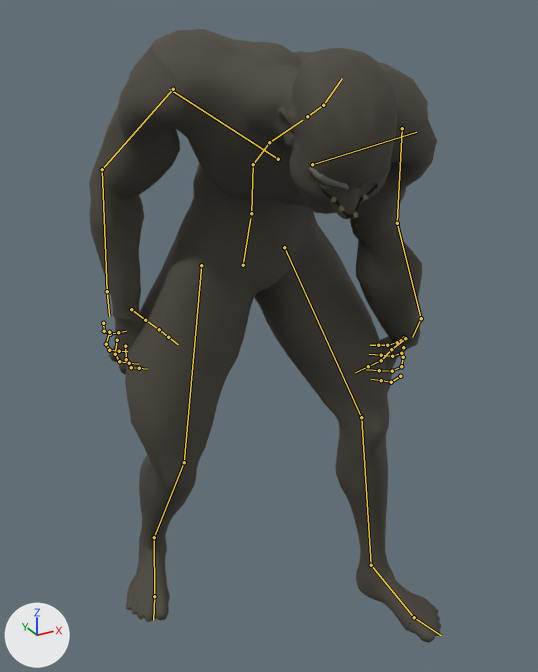
A saved change to the glTF model outputs/AshenOathTheRoadBetweenCrowns/assets_external/design_pack_v1/creatures/M01_Ghoulkin.glb.
Camera for both pictures: a camera (50 mm lens) standing at (-0.68, -1.208, 1.286) and looking at (-0.015, 0.001, 0.682). Arrows for +X, +Y and +Z are at lower left; the lights stay in place. The first picture is the older version. Both versions are drawn at frame 29 of the action 'Feed'; the numbers are the values there. The bones that change, and the others that lie on the model, are drawn over the model as lines.

The first picture shows 'M01_Connected_Anatomy_SkinnedAssembly'.
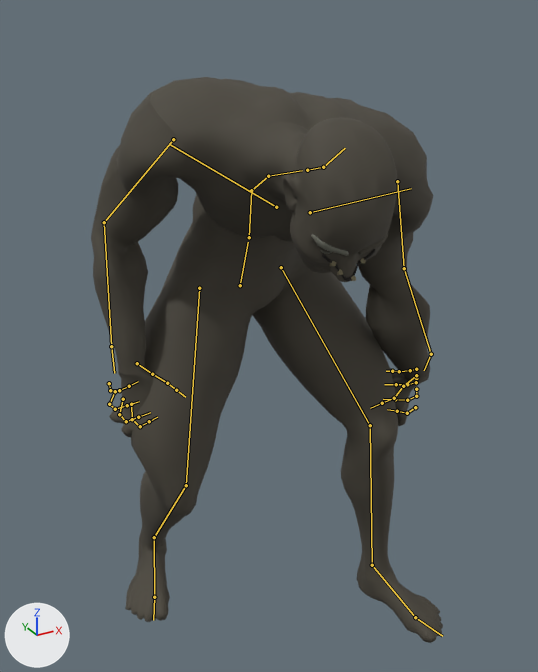
Where the change shows, as pixel boxes (x1, y1, x2, y2) in the pictures (538 x 672 px):
'M01_Connected_Anatomy_SkinnedAssembly', posed (8% shorter)
    before: (89, 29, 441, 643)
    after: (91, 77, 443, 643)
bone 'pelvis', root to tip
    before: (243, 265) to (250, 218)
    after: (240, 285) to (248, 242)
bone 'spine_02', root to tip
    before: (253, 164) to (269, 142)
    after: (251, 190) to (268, 176)
bone 'spine_03', root to tip
    before: (269, 142) to (302, 120)
    after: (268, 176) to (302, 170)
bone 'clavicle_l', root to tip
    before: (312, 164) to (416, 132)
    after: (310, 212) to (411, 188)
bone 'upperarm_l', root to tip
    before: (402, 128) to (397, 223)
    after: (397, 181) to (404, 268)
bone 'lowerarm_l', root to tip
    before: (397, 223) to (421, 318)
    after: (404, 268) to (431, 354)
bone 'hand_l', root to tip
    before: (421, 318) to (412, 337)
    after: (431, 354) to (424, 370)
bone 'index_02_l', root to tip
    before: (400, 376) to (391, 382)
    after: (415, 407) to (407, 413)
bone 'middle_03_l', root to tip
    before: (392, 371) to (379, 370)
    after: (407, 400) to (395, 399)
bone 'pinky_01_l', root to tip
    before: (404, 337) to (397, 342)
    after: (416, 369) to (410, 370)
bone 'pinky_02_l', root to tip
    before: (397, 342) to (387, 345)
    after: (410, 370) to (399, 371)
bone 'pinky_03_l', root to tip
    before: (387, 345) to (378, 345)
    after: (399, 371) to (392, 371)
bone 'clavicle_r', root to tip
    before: (278, 159) to (169, 89)
    after: (276, 207) to (170, 144)
bone 'upperarm_r', root to tip
    before: (173, 89) to (102, 169)
    after: (173, 139) to (104, 222)
bone 'lowerarm_r', root to tip
    before: (102, 169) to (107, 291)
    after: (104, 222) to (111, 346)
bone 'index_01_r', root to tip
    before: (125, 346) to (126, 359)
    after: (131, 404) to (132, 419)
bone 'index_02_r', root to tip
    before: (126, 359) to (131, 367)
    after: (132, 419) to (140, 426)
bone 'index_03_r', root to tip
    before: (131, 367) to (139, 368)
    after: (140, 426) to (149, 421)
bone 'middle_01_r', root to tip
    before: (117, 340) to (115, 354)
    after: (123, 399) to (119, 414)
bone 'middle_02_r', root to tip
    before: (115, 354) to (119, 361)
    after: (119, 414) to (126, 421)
bone 'middle_03_r', root to tip
    before: (119, 361) to (129, 363)
    after: (126, 421) to (138, 417)
bone 'pinky_01_r', root to tip
    before: (103, 323) to (104, 331)
    after: (109, 383) to (110, 390)
bone 'pinky_02_r', root to tip
    before: (104, 331) to (110, 334)
    after: (110, 390) to (119, 390)
bone 'pinky_03_r', root to tip
    before: (110, 334) to (118, 332)
    after: (119, 390) to (129, 386)
bone 'ring_01_r', root to tip
    before: (109, 332) to (106, 344)
    after: (115, 391) to (109, 404)
bone 'ring_02_r', root to tip
    before: (106, 344) to (109, 350)
    after: (109, 404) to (115, 409)
bone 'ring_03_r', root to tip
    before: (109, 350) to (119, 351)
    after: (115, 409) to (127, 405)
bone 'thumb_01_r', root to tip
    before: (131, 309) to (145, 320)
    after: (137, 363) to (152, 374)
bone 'thumb_02_r', root to tip
    before: (145, 320) to (159, 329)
    after: (152, 374) to (167, 383)
bone 'thumb_03_r', root to tip
    before: (159, 329) to (168, 337)
    after: (167, 383) to (176, 390)
bone 'neck_01', root to tip
    before: (307, 116) to (323, 105)
    after: (307, 170) to (323, 167)
bone 'Head', root to tip
    before: (323, 105) to (342, 78)
    after: (323, 167) to (345, 148)
bone 'thigh_l', root to tip
    before: (284, 247) to (361, 417)
    after: (281, 267) to (370, 425)
bone 'calf_l', root to tip
    before: (361, 417) to (371, 565)
    after: (370, 425) to (372, 565)
bone 'foot_l', root to tip
    before: (371, 565) to (414, 617)
    after: (372, 565) to (415, 617)
bone 'thigh_r', root to tip
    before: (201, 265) to (184, 462)
    after: (199, 288) to (186, 485)
bone 'calf_r', root to tip
    before: (184, 462) to (154, 537)
    after: (186, 485) to (154, 537)
bone 'foot_r', root to tip
    before: (154, 537) to (154, 596)
    after: (154, 537) to (154, 597)

What the commit changed:
Bone 'pelvis' (bone_pelvis) moves from (-0.001, -0.143, -0.068) to (-0.001, -0.201, -0.069).
Bone 'pelvis' (bone_pelvis) turns from (-2, 8, -3) to (0, 8, -3) degrees about its own x, y and z.
Bone 'spine_02' (bone_spine_02) turns from (62, -20, 1) to (64, -20, 1) degrees about its own x, y and z.
Bone 'spine_03' (bone_spine_03) turns from (23, -12, -6) to (26, -12, -7) degrees about its own x, y and z.
Bone 'clavicle_l' (bone_clavicle_l) turns from (-6, -2, -2) to (-7, -2, -6) degrees about its own x, y and z.
Bone 'upperarm_l' (bone_upperarm_l) turns from (44, 17, -38) to (43, 11, -25) degrees about its own x, y and z.
Bone 'lowerarm_l' (bone_lowerarm_l) turns from (19, -70, 7) to (6, -78, 14) degrees about its own x, y and z.
Bone 'hand_l' (bone_hand_l) turns from (-26, 26, -33) to (-26, 27, -30) degrees about its own x, y and z.
Bone 'index_02_l' (bone_index_02_l) turns from (43, 3, 0) to (47, 3, 0) degrees about its own x, y and z.
Bone 'middle_03_l' (bone_middle_03_l) turns from (50, -1, 0) to (55, -1, -1) degrees about its own x, y and z.
Bone 'pinky_01_l' (bone_pinky_01_l) turns from (10, 0, -17) to (16, 2, -26) degrees about its own x, y and z.
Bone 'pinky_02_l' (bone_pinky_02_l) turns from (29, -7, 0) to (46, -12, 0) degrees about its own x, y and z.
Bone 'pinky_03_l' (bone_pinky_03_l) turns from (34, -1, 0) to (55, -2, -1) degrees about its own x, y and z.
Bone 'clavicle_r' (bone_clavicle_r) turns from (-6, 3, 3) to (-8, 2, 7) degrees about its own x, y and z.
Bone 'upperarm_r' (bone_upperarm_r) turns from (35, -17, 47) to (46, -16, 36) degrees about its own x, y and z.
Bone 'lowerarm_r' (bone_lowerarm_r) turns from (47, 6, 0) to (52, 21, -1) degrees about its own x, y and z.
Bone 'index_01_r' (bone_index_01_r) turns from (-9, -1, -6) to (-14, -1, -10) degrees about its own x, y and z.
Bone 'index_02_r' (bone_index_02_r) turns from (30, -2, 0) to (47, -3, 0) degrees about its own x, y and z.
Bone 'index_03_r' (bone_index_03_r) turns from (35, -1, 0) to (55, -1, 0) degrees about its own x, y and z.
Bone 'middle_01_r' (bone_middle_01_r) turns from (-10, 0, 6) to (-16, 1, 9) degrees about its own x, y and z.
Bone 'middle_02_r' (bone_middle_02_r) turns from (30, 1, 0) to (47, 2, 0) degrees about its own x, y and z.
Bone 'middle_03_r' (bone_middle_03_r) turns from (35, 1, 0) to (55, 1, 1) degrees about its own x, y and z.
Bone 'pinky_01_r' (bone_pinky_01_r) turns from (10, -1, 17) to (16, -2, 26) degrees about its own x, y and z.
Bone 'pinky_02_r' (bone_pinky_02_r) turns from (30, 7, 0) to (46, 12, 0) degrees about its own x, y and z.
Bone 'pinky_03_r' (bone_pinky_03_r) turns from (35, 1, 0) to (55, 2, 1) degrees about its own x, y and z.
Bone 'ring_01_r' (bone_ring_01_r) turns from (-9, 1, 15) to (-14, 3, 24) degrees about its own x, y and z.
Bone 'ring_02_r' (bone_ring_02_r) turns from (30, 3, 0) to (47, 3, 1) degrees about its own x, y and z.
Bone 'ring_03_r' (bone_ring_03_r) turns from (35, 1, 0) to (55, 2, 1) degrees about its own x, y and z.
Bone 'thumb_01_r' (bone_thumb_01_r) turns from (-1, 0, -6) to (-2, -1, -10) degrees about its own x, y and z.
Bone 'thumb_02_r' (bone_thumb_02_r) turns from (-12, 0, 3) to (-19, 0, 4) degrees about its own x, y and z.
Bone 'thumb_03_r' (bone_thumb_03_r) turns from (26, 2, -5) to (41, 5, -8) degrees about its own x, y and z.
Bone 'neck_01' (bone_neck_01) turns from (-28, 6, 0) to (-30, 6, 0) degrees about its own x, y and z.
Bone 'Head' (bone_head) turns from (2, 7, 0) to (-1, 7, -3) degrees about its own x, y and z.
Bone 'thigh_l' (bone_thigh_l) turns from (-38, 0, 0) to (-50, 1, 2) degrees about its own x, y and z.
Bone 'calf_l' (bone_calf_l) turns from (35, 13, -1) to (50, 14, -1) degrees about its own x, y and z.
Bone 'foot_l' (bone_foot_l) turns from (7, -13, -11) to (3, -14, -9) degrees about its own x, y and z.
Bone 'thigh_r' (bone_thigh_r) turns from (-11, 2, 17) to (-21, 4, 20) degrees about its own x, y and z.
Bone 'calf_r' (bone_calf_r) turns from (45, 23, -3) to (60, 22, -2) degrees about its own x, y and z.
Bone 'foot_r' (bone_foot_r) turns from (-26, 11, -5) to (-32, 11, -6) degrees about its own x, y and z.
